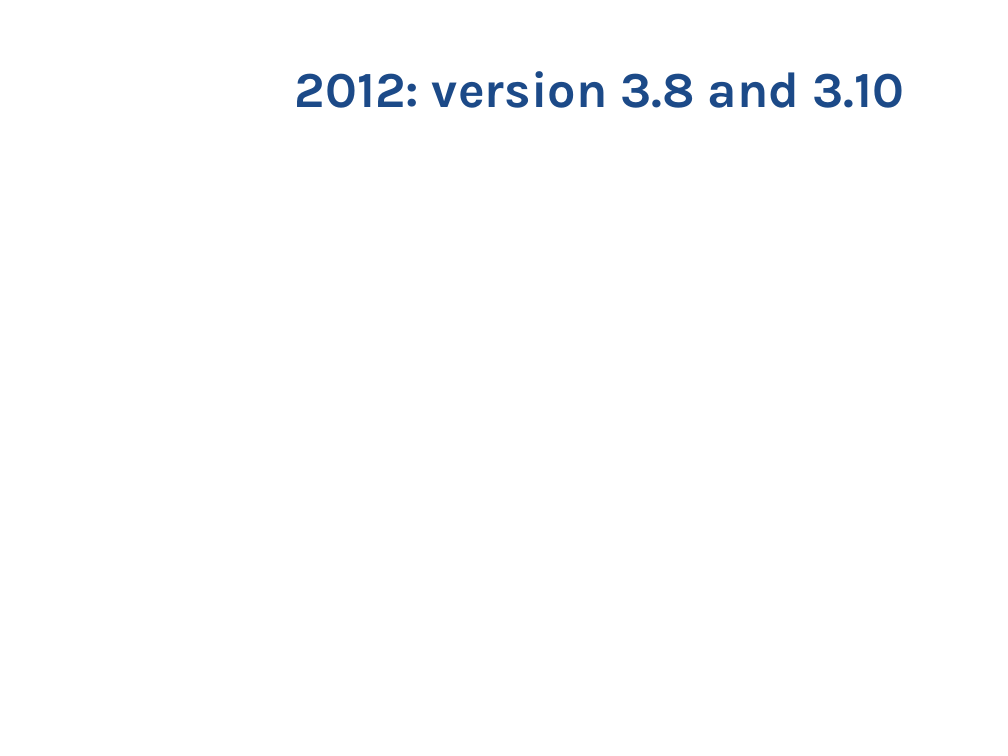
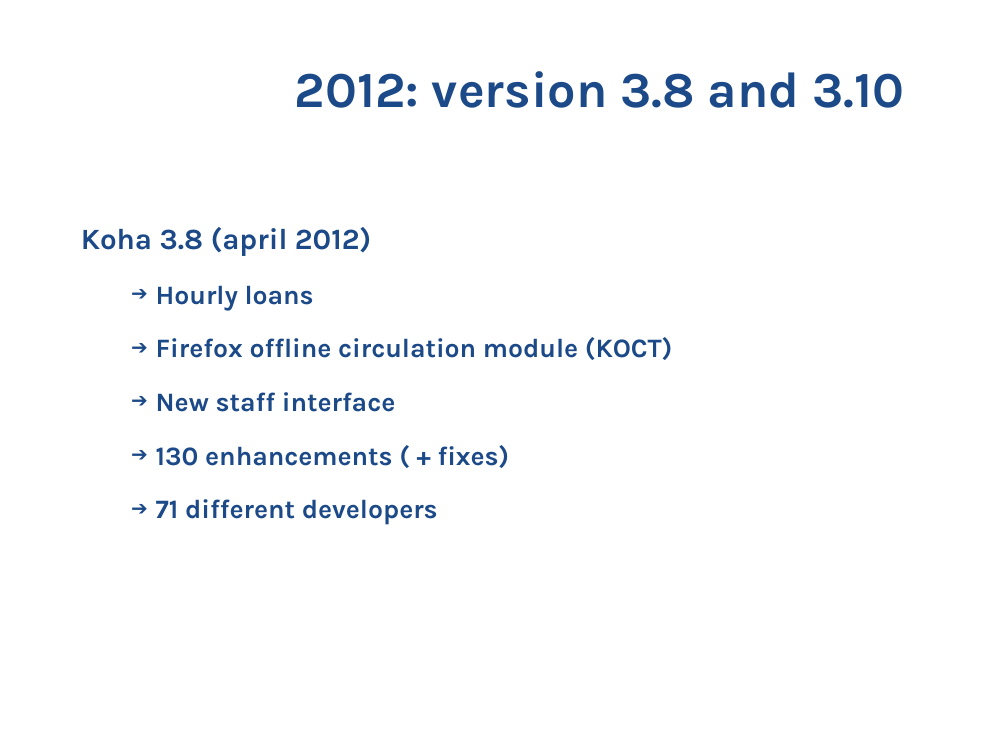
Before and after one commit to ranginui/presentation, a slide deck: slide 18 of kohacon13/history/history.odp. Drawn at 1008x756 pixels with LibreOffice and Linux fonts; fonts in the diff are those of the drawing; background and template pictures are left out. Boxes give left, top, right and bottom in pixels: in the first picture for what was removed or moved away, otherwise in the second. Text is boxed around its words. In the diff, an @@ line names an element or a change of style, - is before the commit and + after.

```diff
--- a/kohacon13/history/history.odp
+++ b/kohacon13/history/history.odp
@@ text added at box(81, 227, 673, 525), 19 pt, text #1C4A88, bold @@
+Koha 3.8 (april 2012)
+  ➔ Hourly loans
+  ➔ Firefox offline circulation module (KOCT)
+  ➔ New staff interface
+  ➔ 130 enhancements ( + fixes)
+  ➔ 71 different developers
```
Also in this commit, not shown: 4 other slides changed, 1 slide added, 1 other file.
